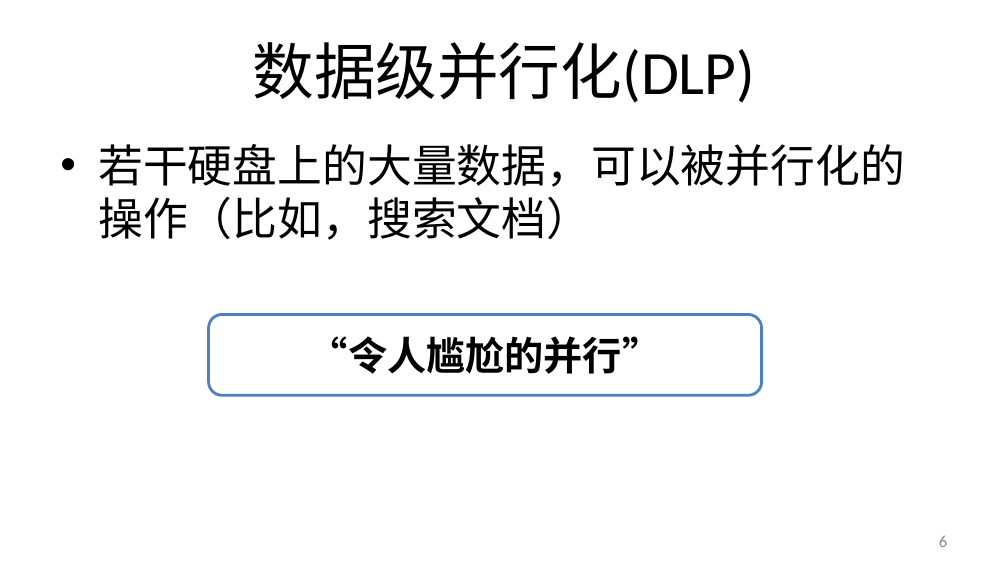
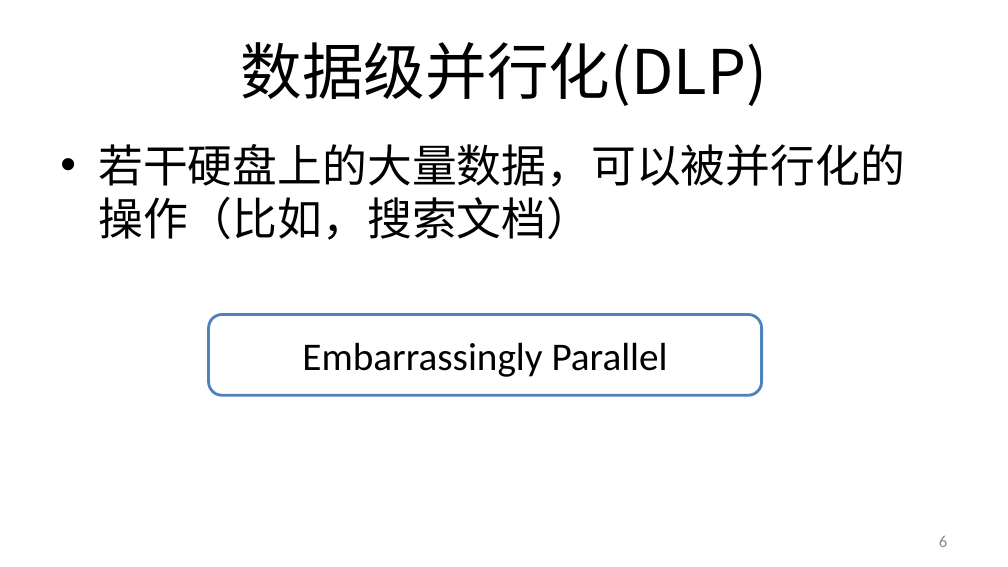
Before and after one commit to alxsoares/Foundations-of-Big-Data-System, a slide deck: slide 6 of Architecture/bigdata_B_mapreduce_translated.pptx. Drawn at 1008x567 pixels with LibreOffice and Linux fonts; fonts in the diff are those of the drawing. Boxes give left, top, right and bottom in pixels: in the first picture for what was removed or moved away, otherwise in the second. Text is boxed around its words. In the diff, an @@ line names an element or a change of style, - is before the commit and + after.

```diff
--- a/Architecture/bigdata_B_mapreduce_translated.pptx
+++ b/Architecture/bigdata_B_mapreduce_translated.pptx
@@ title "数据级并行化(DLP)" at box(241, 42, 767, 106): font Calibri to Noto Sans CJK SC @@
@@ text "若干硬盘上的大量数据，可以被并行化的操作（比如，搜索文档）" at box(98, 144, 905, 240): font Calibri to Noto Sans CJK SC @@
@@ text in rounded rectangle at box(302, 342, 668, 377): text changed; bold off @@
-“令人尴尬的并行”
+Embarrassingly Parallel
```
Also in this commit, not shown: 38 other slides changed, 1 slide added.
